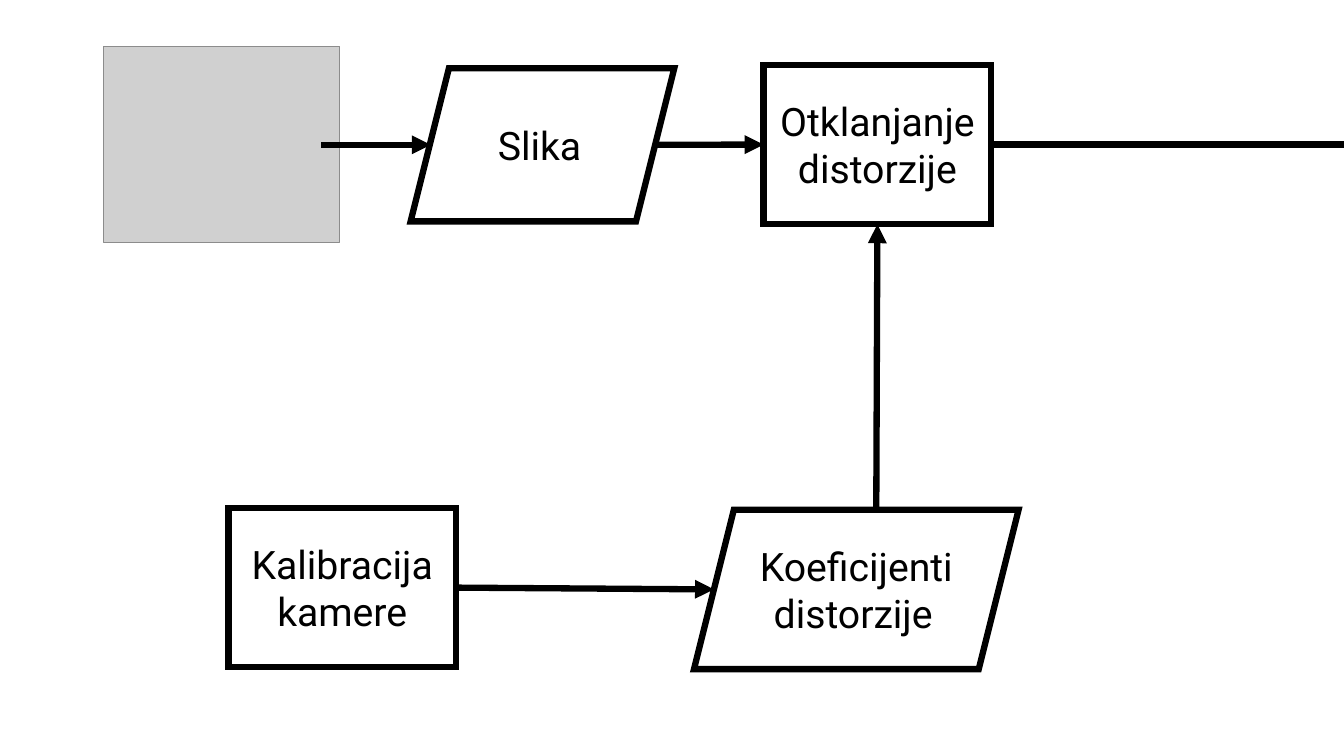
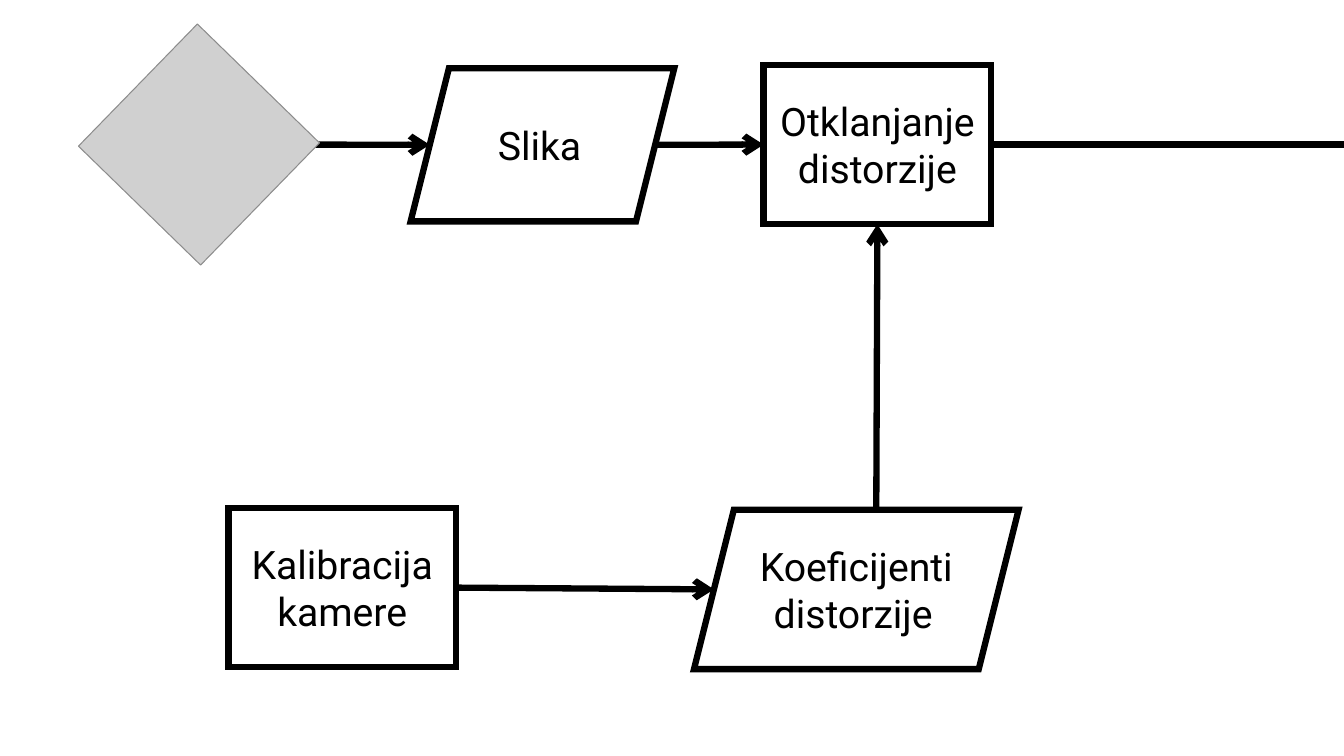
Before and after one commit to aliun/Markeri, a slide deck: slide 4 of Poster i prezentacija/Lokalizacija na osnovu markera.pptx (slide 3 before the commit). Drawn at 1344x756 pixels with LibreOffice and Linux fonts; fonts in the diff are those of the drawing; grey boxes stand for pictures. Boxes give left, top, right and bottom in pixels: in the first picture for what was removed or moved away, otherwise in the second. Text is boxed around its words. In the diff, an @@ line names an element or a change of style, - is before the commit and + after.

```diff
--- a/Poster i prezentacija/Lokalizacija na osnovu markera.pptx
+++ b/Poster i prezentacija/Lokalizacija na osnovu markera.pptx
@@ picture at [79, 24, 320, 265]: rotation 0 to 44 degrees @@
@@ arrow moved from (322, 145) - (431, 145) to (280, 144) - (430, 145) @@
@@ arrow (280, 144) - (430, 145): arrowheads changed @@
```
Also in this commit, not shown: 7 other slides changed, 4 slides added, 2 slides removed, 7 other files.
